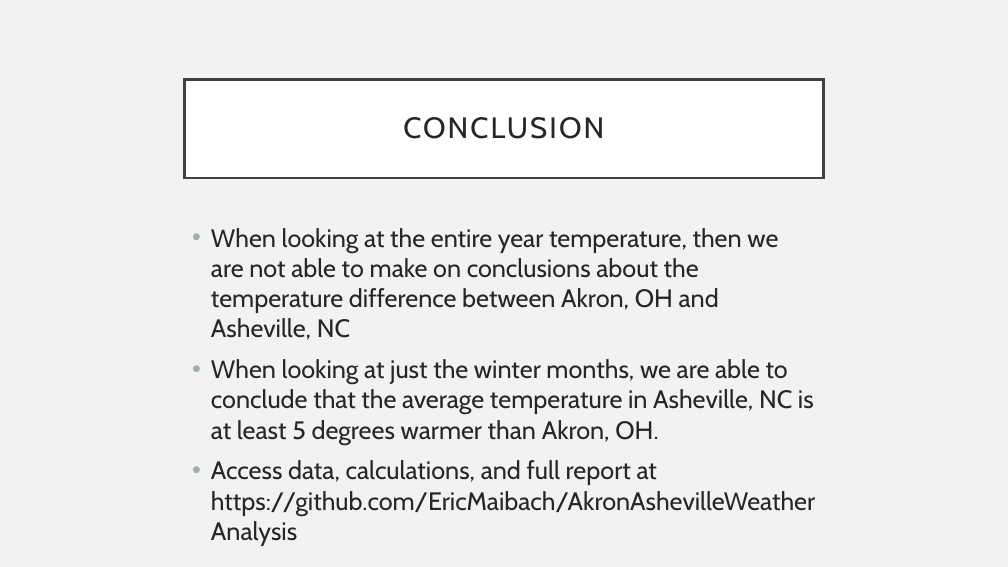
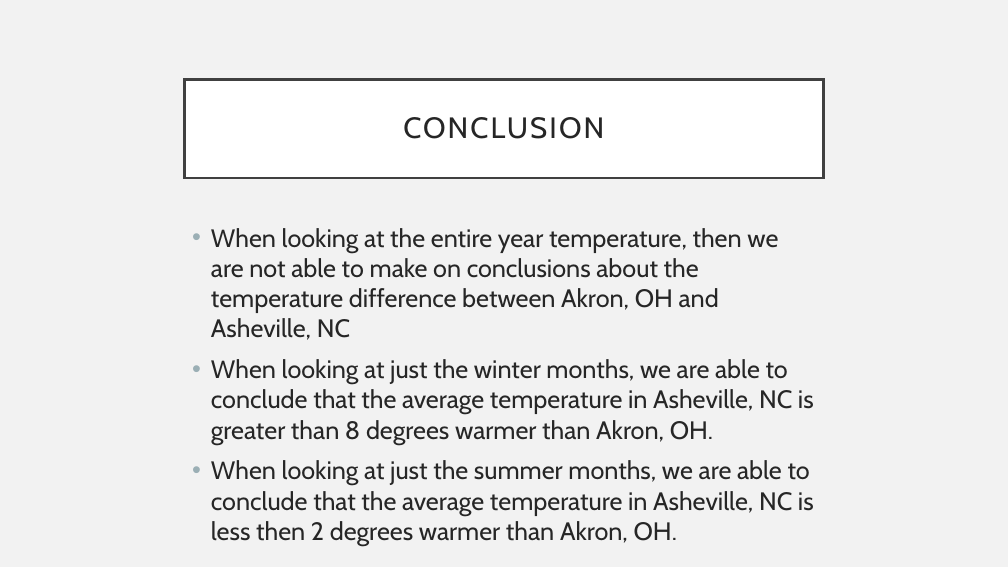
Before and after one commit to EricMaibach/AkronAshevilleWeatherAnalysis, a slide deck: slide 24 of AkronAshevillePresentation.pptx (slide 19 before the commit). Drawn at 1008x567 pixels with LibreOffice and Linux fonts; fonts in the diff are those of the drawing. Boxes give left, top, right and bottom in pixels: in the first picture for what was removed or moved away, otherwise in the second. Text is boxed around its words. In the diff, an @@ line names an element or a change of style, - is before the commit and + after.

```diff
--- a/AkronAshevillePresentation.pptx
+++ b/AkronAshevillePresentation.pptx
@@ text at [211,359,814,543]: text changed @@
-• When looking at just the winter months, we are able to conclude that the average temperature in Asheville, NC is at least 5 degrees warmer than Akron, OH.
-• Access data, calculations, and full report at https://github.com/EricMaibach/AkronAshevilleWeatherAnalysis
+• When looking at just the winter months, we are able to conclude that the average temperature in Asheville, NC is greater than 8 degrees warmer than Akron, OH.
+• When looking at just the summer months, we are able to conclude that the average temperature in Asheville, NC is less then 2 degrees warmer than Akron, OH.
```
Also in this commit, not shown: 3 other slides changed, 7 slides added, 1 slide removed, 1 other file.
